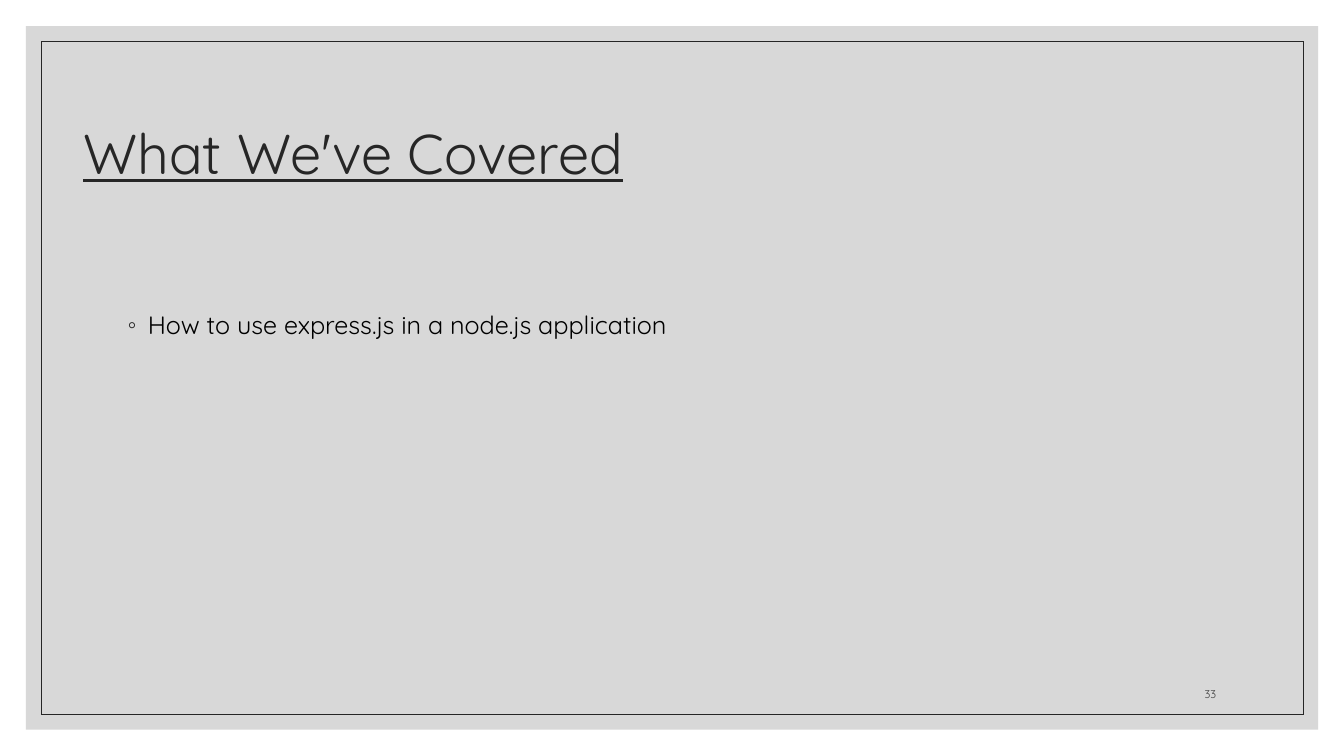
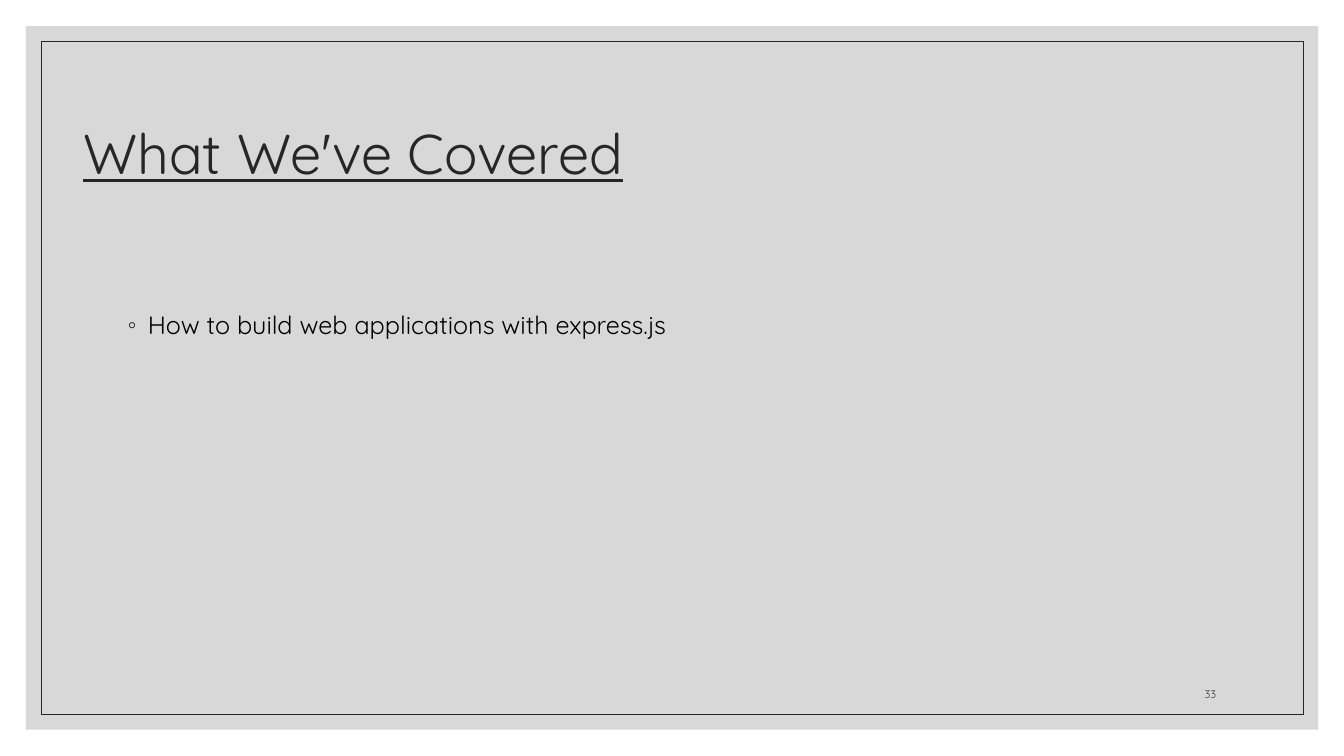
Before and after one commit to zackstotts/base-node-curriculum, a slide deck: slide 33 of unit_01/slides/Unit01-PartIII.pptx. Drawn at 1344x756 pixels with LibreOffice and Linux fonts; fonts in the diff are those of the drawing. Boxes give left, top, right and bottom in pixels: in the first picture for what was removed or moved away, otherwise in the second. Text is boxed around its words. In the diff, an @@ line names an element or a change of style, - is before the commit and + after.

```diff
--- a/unit_01/slides/Unit01-PartIII.pptx
+++ b/unit_01/slides/Unit01-PartIII.pptx
@@ text at <box>148,315,666,339</box>: text changed @@
-◦ How to use express.js in a node.js application
+◦ How to build web applications with express.js
```
Also in this commit, not shown: 1 other slide changed, 2 other files.
